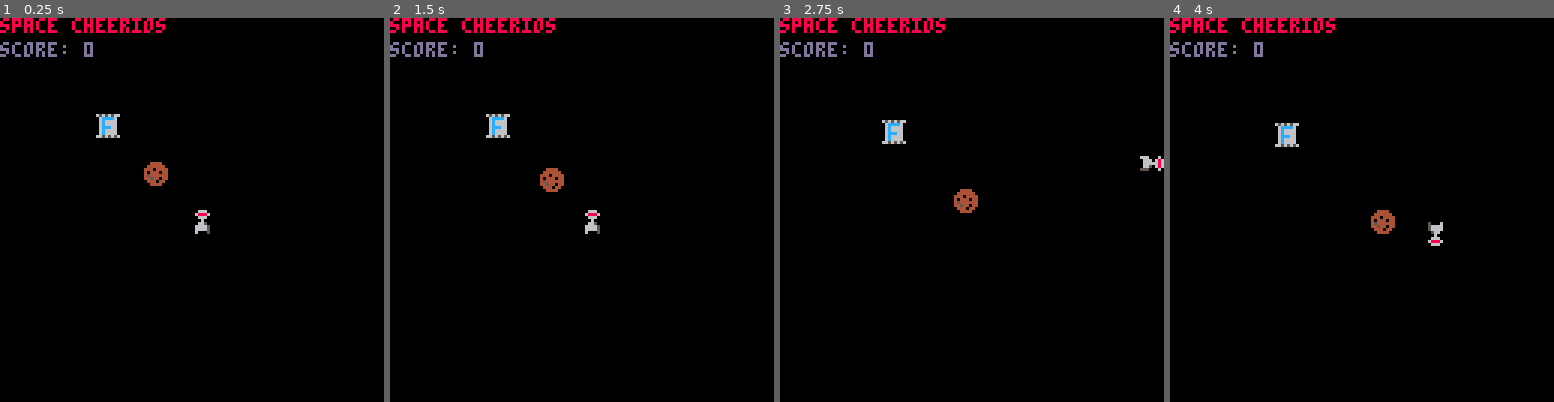
Above: before the commit, frames 1-4 (left to right).
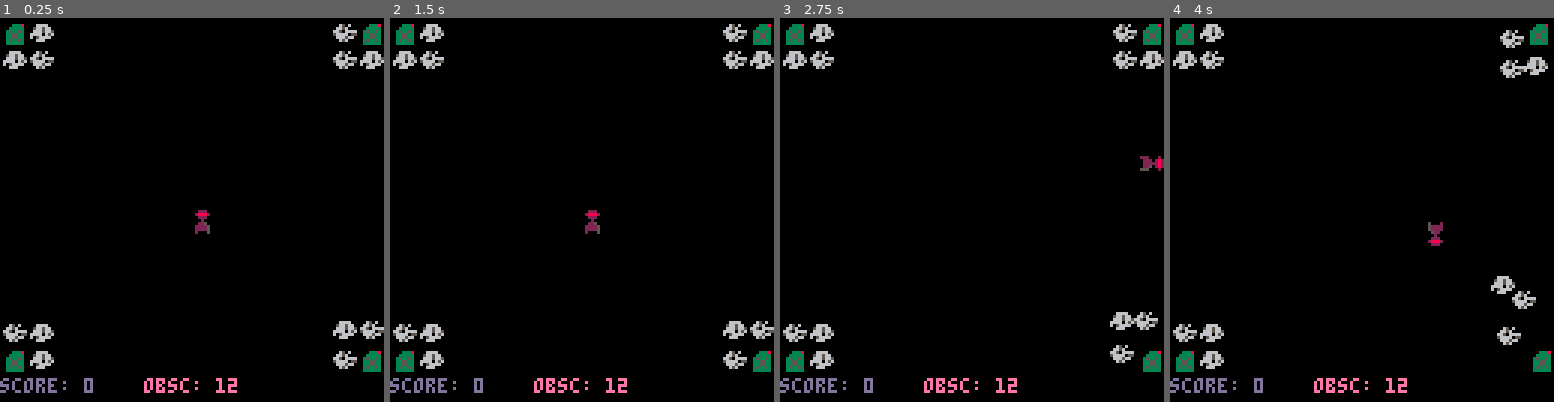
Above: after the commit, the same moments.

Repository: kitasuna/pico8-ttuor
Game: PICO-8 cartridge main.p8
The game is run twice, just before and just after one commit, with the same random seed, the same clock (stepped at 60 frames per second) and the same inputs.
Inputs:
- Up to frame 1 (0.25 s): no input
- Up to frame 2 (1.5 s): tap X (X key) at 0.33, 1.07 s; tap O (Z key) at 0.7 s
- Up to frame 3 (2.75 s): hold Right 1.6-2.1 s; tap O (Z key) at 1.7, 2.1, 2.5 s; tap X (X key) at 1.85 s; hold Up 2.15-2.42 s; hold Right from 2.47 s (still down)
- Up to frame 4 (4 s): tap O (Z key) at 2.9, 3.3, 3.7 s; tap X (X key) at 2.97 s; release Right at 3.03 s; hold Left 3.08-3.58 s; hold Down 3.63-3.97 s

The runs differ from the first frame. In frame 1, 5.7% of the frame differs, in the area x 0-100%, y 0-98%; in frame 2, 5.7%; in frame 3, 5.7%; in frame 4, 5.7%.

Commit message:
Add a level, clean up table removal by using `del`

Diff:
--- a/const.lua
+++ b/const.lua
@@ -24,4 +24,6 @@
 CLR_PCH = 15
 
 RESOLUTION_X = 128
-RESOLUTION_Y = 128
+RESOLUTION_Y = 120
+
+MAX_VEL = 0.8
--- a/fuel.lua
+++ b/fuel.lua
@@ -8,11 +8,9 @@
     add(fm.fuels, tmp)
   end
 
-  -- String -> { index: Int }
+  -- String -> Fuel -> Void
   fm.handle_collision = function(name, payload)
-    rnd_x = flr(rnd(RESOLUTION_X - 16))
-    rnd_y = flr(rnd(RESOLUTION_Y - 16))
-    fm.fuels[payload.index] = new_fuel({pos_x = rnd_x, pos_y = rnd_y})
+    del(fm.fuels, payload)
   end
 
   -- String -> { pos_x: Int, pos_y: Int }
@@ -32,7 +30,11 @@
       local fuel_mass = 1.0
       if gdistance < 48 then
         fuel.vel_x += dist_x_component * (G*fuel_mass) / (gdistance * gdistance)
+        if fuel.vel_x > MAX_VEL then fuel.vel_x = MAX_VEL end
+        if fuel.vel_x < -MAX_VEL then fuel.vel_x = -MAX_VEL end
         fuel.vel_y += dist_y_component * (G*fuel_mass) / (gdistance * gdistance)
+        if fuel.vel_y > MAX_VEL then fuel.vel_y = MAX_VEL end
+        if fuel.vel_y < -MAX_VEL then fuel.vel_y = -MAX_VEL end
       end
     end
   end
--- a/level.lua
+++ b/level.lua
@@ -1,5 +1,28 @@
 function get_levels()
   return {
-    { label="01", fuels = {{pos_x = 32, pos_y = 32}}, obstacles = {{pos_x= 48, pos_y = 48}} }
+    -- { label="01", fuels = {{pos_x = 32, pos_y = 32}}, obstacles = {{pos_x= 48, pos_y = 48}} }
+    {
+      label="01",
+      fuels = {
+        {pos_x = 1, pos_y = 1},
+        {pos_x = 1, pos_y = RESOLUTION_Y - 10},
+        {pos_x = RESOLUTION_X - 8, pos_y = 1},
+        {pos_x = RESOLUTION_X - 8, pos_y = RESOLUTION_Y - 10},
+      },
+      obstacles = {
+        {pos_x= 10, pos_y = 1},
+        {pos_x= 10, pos_y = 10},
+        {pos_x= 1, pos_y = 10},
+        {pos_x= RESOLUTION_X - 17, pos_y = 1},
+        {pos_x= RESOLUTION_X - 17, pos_y = 10},
+        {pos_x= RESOLUTION_X - 8, pos_y = 10},
+        {pos_x= 1, pos_y = RESOLUTION_Y - 19},
+        {pos_x= 10, pos_y = RESOLUTION_Y - 19},
+        {pos_x= 10, pos_y = RESOLUTION_Y - 10},
+        {pos_x= RESOLUTION_X - 17, pos_y = RESOLUTION_Y - 20},
+        {pos_x= RESOLUTION_X - 17, pos_y = RESOLUTION_Y - 10},
+        {pos_x= RESOLUTION_X - 8, pos_y = RESOLUTION_Y - 20},
+      }
+    }
   }
 end
--- a/main.p8
+++ b/main.p8
@@ -13,6 +13,7 @@
 --[[
 -- GLOBALS
 -- qm: qico queue manager
+-- gm: game manager (score etc)
 -- fuel_man: fuel manager
 -- obs_man: obstacle manager
 -- player: player object
@@ -127,7 +128,7 @@
     -- Update pos first
     fuel.update()
     if (collides(player, fuel)) then
-      qm.ae("FUEL_COLLISION", {index = k})
+      qm.ae("FUEL_COLLISION", fuel)
     end
   end
 
@@ -136,7 +137,7 @@
     obs.update()
 
     if (collides(player, obs)) then
-      qm.ae("OBS_COLLISION", {index = k})
+      qm.ae("OBS_COLLISION", obs)
     end
   end
 
@@ -148,6 +149,10 @@
       timer.cleanup()
       timers[k] = nil
     end
+  end
+
+  if count(fuel_man.fuels) == 0 then
+    gm.score = 999
   end
 
   -- Process queue
@@ -171,8 +176,8 @@
 
 function _draw()
   cls()
-  print("space cheerios", 0, 0, CLR_RED)
-  print("score: "..gm.score, 0, 8, CLR_IND)
+  print("score: "..gm.score, 0, 120, CLR_IND)
+  print("obsc: "..count(obs_man.obstacles), 48, 120, 14)
 
   spr(player.num, player.pos_x, player.pos_y, 1.0, 1.0, player.flip_x, player.flip_y)
 
@@ -189,14 +194,14 @@
   end)
 end
 __gfx__
-00000000006660000000000065656566000000000000000000000000000000000000000000000000000000000000000000000000000000000000000000000000
-00000000068886000600055506cccc60000000000000000000000000000000000000000000000000000000000000000000000000000000000000000000000000
-00700700006660006860566006c66660000000000000000000000000000000000000000000000000000000000000000000000000000000000000000000000000
-00077000000600006866666006c66660000000000000000000000000000000000000000000000000000000000000000000000000000000000000000000000000
-00077000006650006860666006ccc660000000000000000000000000000000000000000000000000000000000000000000000000000000000000000000000000
-00700700066665000600066606c66660000000000000000000000000000000000000000000000000000000000000000000000000000000000000000000000000
-00000000066665000000000006c66660000000000000000000000000000000000000000000000000000000000000000000000000000000000000000000000000
-00000000060005000000000066565656000000000000000000000000000000000000000000000000000000000000000000000000000000000000000000000000
+00000000002220000000000000000000000000000000000000000000000000000000000000000000000000000000000000000000000000000000000000000000
+00000000028882000200055500033380000000000000000000000000000000000000000000000000000000000000000000000000000000000000000000000000
+00700700002220002820522000333330000000000000000000000000000000000000000000000000000000000000000000000000000000000000000000000000
+00077000000200002822222003533530000000000000000000000000000000000000000000000000000000000000000000000000000000000000000000000000
+00077000002250002820222003355330000000000000000000000000000000000000000000000000000000000000000000000000000000000000000000000000
+00700700022225000200022203355330000000000000000000000000000000000000000000000000000000000000000000000000000000000000000000000000
+00000000022225000000000003533530000000000000000000000000000000000000000000000000000000000000000000000000000000000000000000000000
+00000000020005000000000003333330000000000000000000000000000000000000000000000000000000000000000000000000000000000000000000000000
 00dd000000dddd000000000000000000000000000000000000000000000000000000000000000000000000000000000000000000000000000000000000000000
 0d0000000d0000d00000000000000000000000000000000000000000000000000000000000000000000000000000000000000000000000000000000000000000
 d00d0000d00dd00d0000000000000000000000000000000000000000000000000000000000000000000000000000000000000000000000000000000000000000
@@ -205,11 +210,10 @@
 d00d0000000000000000000000000000000000000000000000000000000000000000000000000000000000000000000000000000000000000000000000000000
 0d000000000000000000000000000000000000000000000000000000000000000000000000000000000000000000000000000000000000000000000000000000
 00dd0000000000000000000000000000000000000000000000000000000000000000000000000000000000000000000000000000000000000000000000000000
-00444400000000000000000000000000000000000000000000000000000000000000000000000000000000000000000000000000000000000000000000000000
-04444440000000000000000000000000000000000000000000000000000000000000000000000000000000000000000000000000000000000000000000000000
-44404444000000000000000000000000000000000000000000000000000000000000000000000000000000000000000000000000000000000000000000000000
-40444044000000000000000000000000000000000000000000000000000000000000000000000000000000000000000000000000000000000000000000000000
-45444444000000000000000000000000000000000000000000000000000000000000000000000000000000000000000000000000000000000000000000000000
-44544044000000000000000000000000000000000000000000000000000000000000000000000000000000000000000000000000000000000000000000000000
-04440440000000000000000000000000000000000000000000000000000000000000000000000000000000000000000000000000000000000000000000000000
-00444400000000000000000000000000000000000000000000000000000000000000000000000000000000000000000000000000000000000000000000000000
+00000000000000000000000000000000000000000000000000000000000000000000000000000000000000000000000000000000000000000000000000000000
+00650600006666000000000000000000000000000000000000000000000000000000000000000000000000000000000000000000000000000000000000000000
+06656000056656600000000000000000000000000000000000000000000000000000000000000000000000000000000000000000000000000000000000000000
+66506666066656650000000000000000000000000000000000000000000000000000000000000000000000000000000000000000000000000000000000000000
+56666055666606560000000000000000000000000000000000000000000000000000000000000000000000000000000000000000000000000000000000000000
+06665660605666600000000000000000000000000000000000000000000000000000000000000000000000000000000000000000000000000000000000000000
+00656000006660000000000000000000000000000000000000000000000000000000000000000000000000000000000000000000000000000000000000000000
--- a/obstacle.lua
+++ b/obstacle.lua
@@ -8,9 +8,10 @@
     add(om.obstacles, tmp)
   end
 
-  -- String -> { index: Int }
+  -- String -> Obstacle -> Void
   om.handle_collision = function(name, payload)
-    om.obstacles[payload.index] = nil
+    del(om.obstacles, payload)
+    printh("REMOBS: ")
   end
 
   om.handle_gravity = function(name, payload)
@@ -26,10 +27,14 @@
       local dist_x_component = -(dist_x / gdistance)
       local dist_y_component = -(dist_y / gdistance)
       local G = 2.0
-      local mass = 1.0
+      local mass = 3.0
       if gdistance < 48 then
         obs.vel_x += dist_x_component * (G*mass) / (gdistance * gdistance)
+        if obs.vel_x > MAX_VEL then obs.vel_x = MAX_VEL end
+        if obs.vel_x < -MAX_VEL then obs.vel_x = -MAX_VEL end
         obs.vel_y += dist_y_component * (G*mass) / (gdistance * gdistance)
+        if obs.vel_y > MAX_VEL then obs.vel_y = MAX_VEL end
+        if obs.vel_y < -MAX_VEL then obs.vel_y = -MAX_VEL end
       end
     end
   end
@@ -38,7 +43,7 @@
 end
 
 function new_obstacle(coords)
-  local tmp = new_sprite(32, coords.pos_x, coords.pos_y, 6, 6)
+  local tmp = new_sprite(32 + rnd(2), coords.pos_x, coords.pos_y, 6, 6)
 
   tmp.vel_x = 0
   tmp.vel_y = 0
--- a/sprite.lua
+++ b/sprite.lua
@@ -23,10 +23,8 @@
   )
 
   player.handle_obs_collision = function(obs_index)
-    rnd_x = flr(rnd(RESOLUTION_X - 16))
-    rnd_y = flr(rnd(RESOLUTION_Y - 16))
-    player.pos_x = rnd_x
-    player.pos_y = rnd_y
+    player.pos_x = 64
+    player.pos_y = 64
   end
 
   player.handle_button = function(name, payload)
